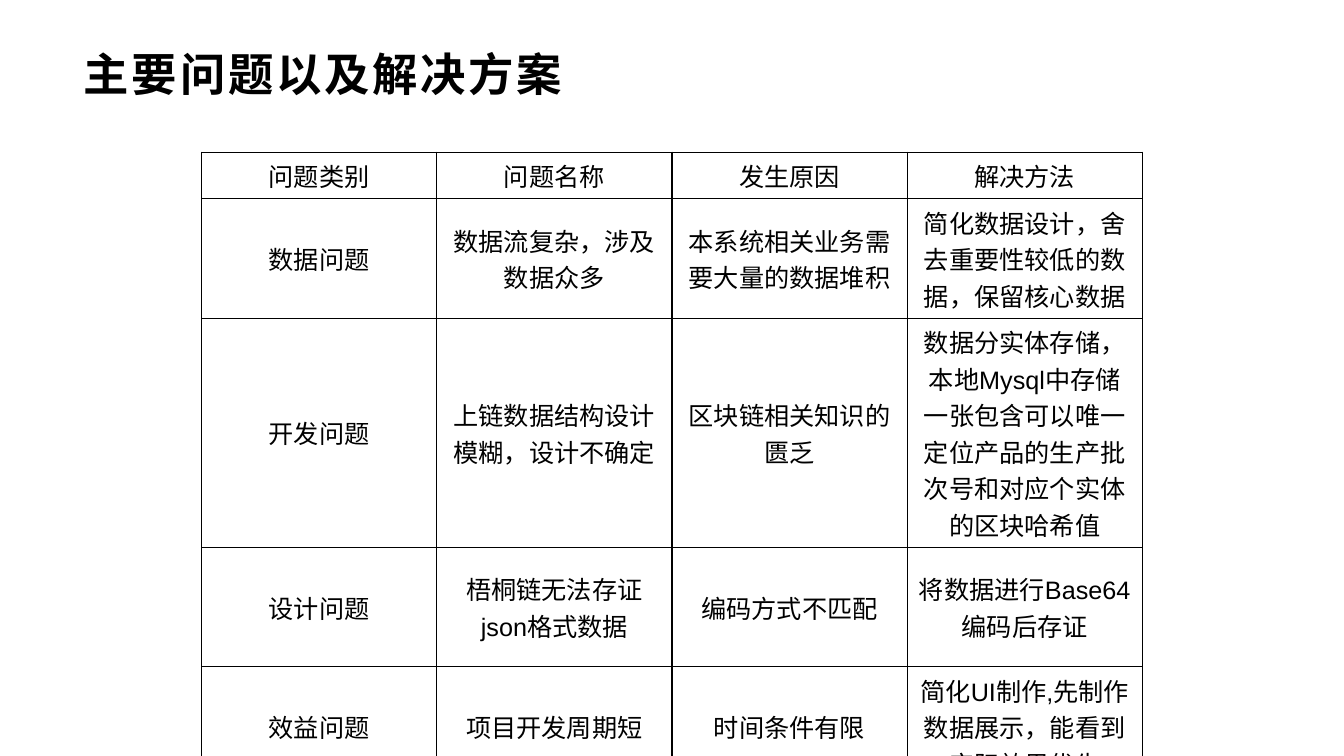
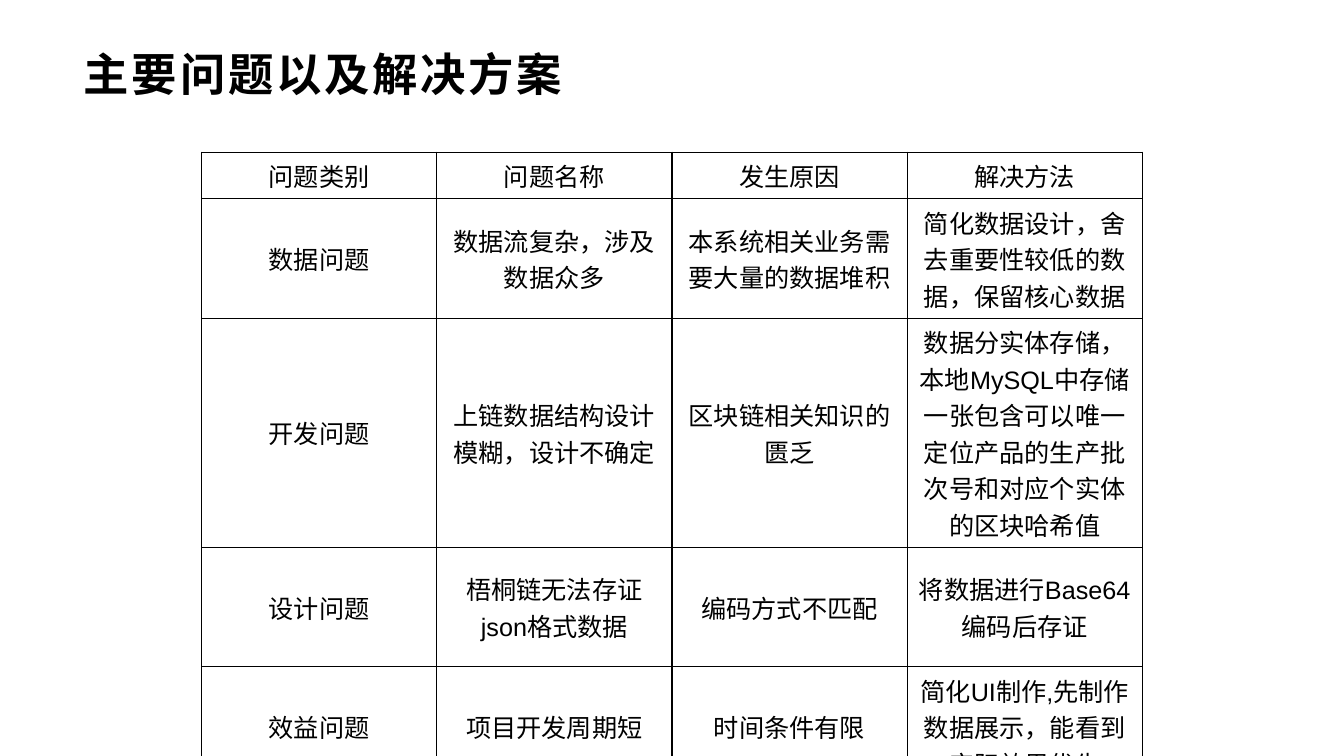
Before and after one commit to codenewbird/prepared_food, a slide deck: slide 19 of doc/集训展示.pptx (slide 17 before the commit). Drawn at 1344x756 pixels with LibreOffice and Linux fonts; fonts in the diff are those of the drawing; background and template pictures are left out. Boxes give left, top, right and bottom in pixels: in the first picture for what was removed or moved away, otherwise in the second. Text is boxed around its words. In the diff, an @@ line names an element or a change of style, - is before the commit and + after.

```diff
--- a/doc/集训展示.pptx
+++ b/doc/集训展示.pptx
@@ table at <box>202,152,1141,744</box> @@
-row 3, column 4: 数据分实体存储，本地Mysql中存储一张包含可以唯一定位产品的生产批次号和对应个实体的区块哈希值
+row 3, column 4: 数据分实体存储，本地MySQL中存储一张包含可以唯一定位产品的生产批次号和对应个实体的区块哈希值
```
Also in this commit, not shown: 4 other slides changed, 2 slides added, 48 other files.
